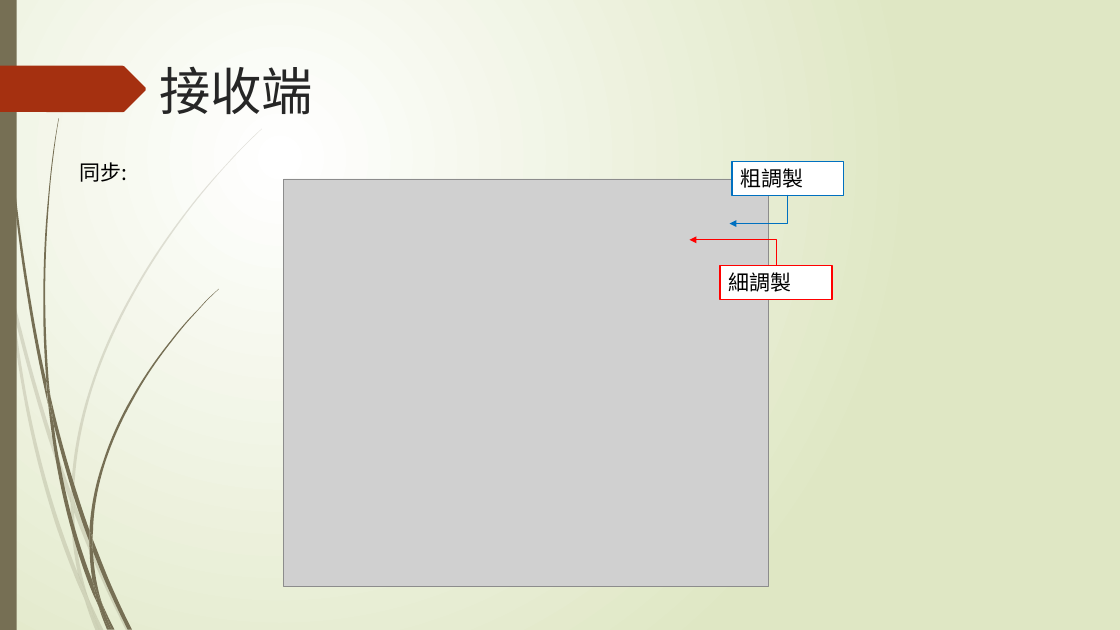
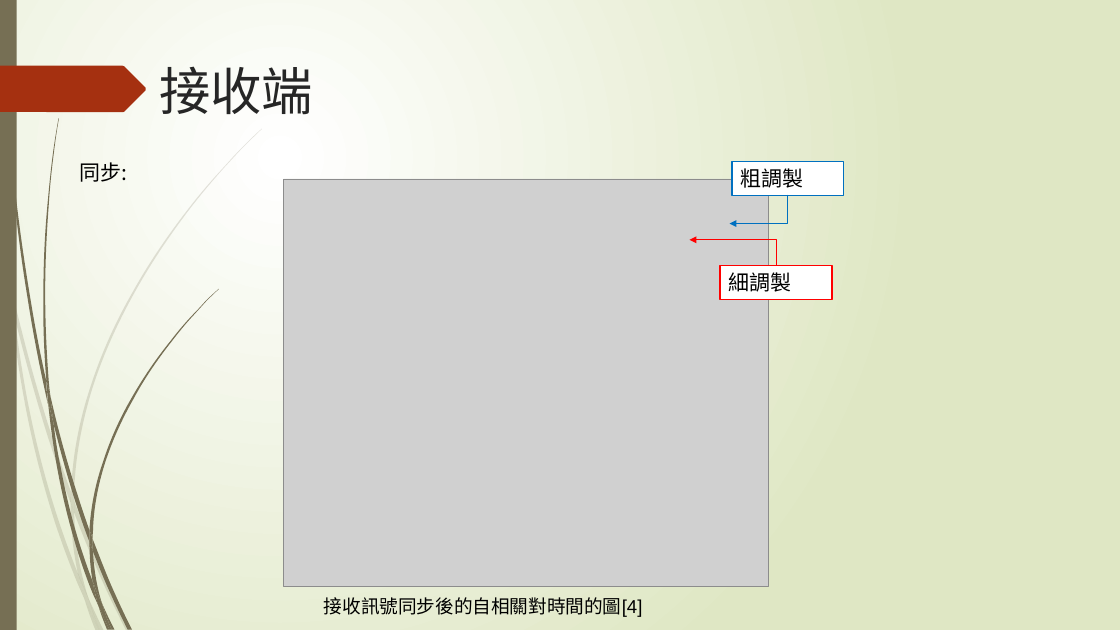
Before and after one commit to NIUWCSP/OTSM, a slide deck: slide 9 of report/以SDR實現OTSM通訊技術.pptx. Drawn at 1120x630 pixels with LibreOffice and Linux fonts; fonts in the diff are those of the drawing; grey boxes stand for pictures. Boxes give left, top, right and bottom in pixels: in the first picture for what was removed or moved away, otherwise in the second. Text is boxed around its words. In the diff, an @@ line names an element or a change of style, - is before the commit and + after.

```diff
--- a/report/以SDR實現OTSM通訊技術.pptx
+++ b/report/以SDR實現OTSM通訊技術.pptx
@@ text added at [324,597,643,617], 16 pt, text #000000 @@
+接收訊號同步後的自相關對時間的圖[4]
```
Also in this commit, not shown: 8 other slides changed, 1 slide added, 2 other files.
